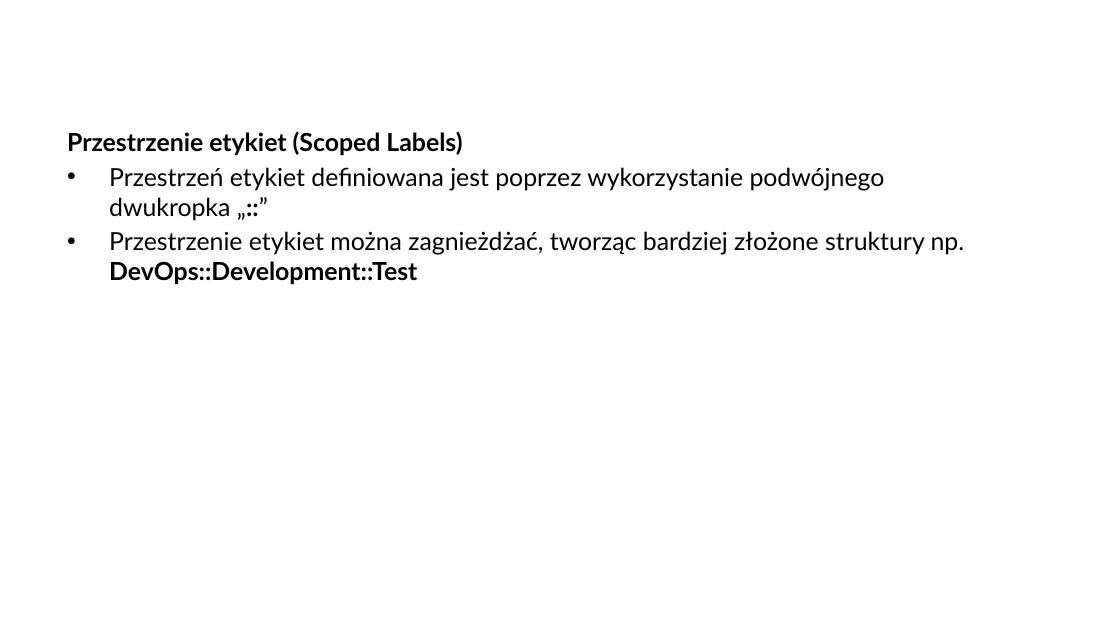
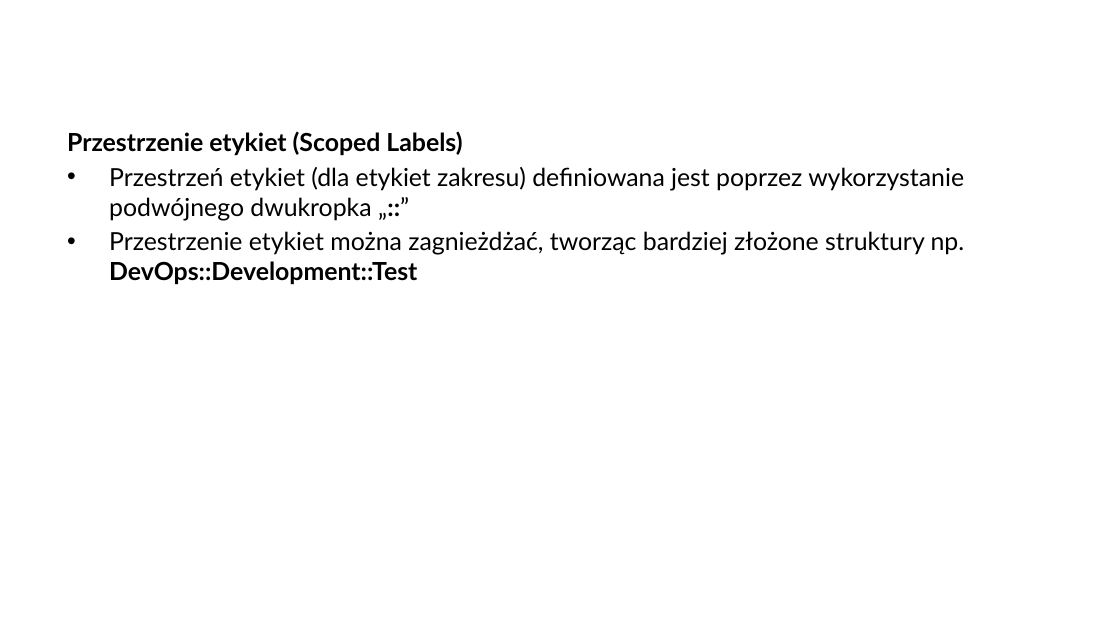
Before and after one commit to arturkwiek/gitlab-tutorial, a slide deck: slide 8 of 10. Git - tutorial - Labels.pptx (slide 6 before the commit). Drawn at 1120x630 pixels with LibreOffice and Linux fonts; fonts in the diff are those of the drawing; background and template pictures are left out. Boxes give left, top, right and bottom in pixels: in the first picture for what was removed or moved away, otherwise in the second. Text is boxed around its words. In the diff, an @@ line names an element or a change of style, - is before the commit and + after.

Commit message:
Kontynuacja prezentacji dot. Etykiet

```diff
--- a/10. Git - tutorial - Labels.pptx
+++ b/10. Git - tutorial - Labels.pptx
@@ text at box(109, 167, 964, 221): text changed @@
-• Przestrzeń etykiet definiowana jest poprzez wykorzystanie podwójnego
-  dwukropka „::”
+• Przestrzeń etykiet (dla etykiet zakresu) definiowana jest poprzez wykorzystanie podwójnego dwukropka „::”
```
Also in this commit, not shown: 1 other slide changed, 6 slides added.
